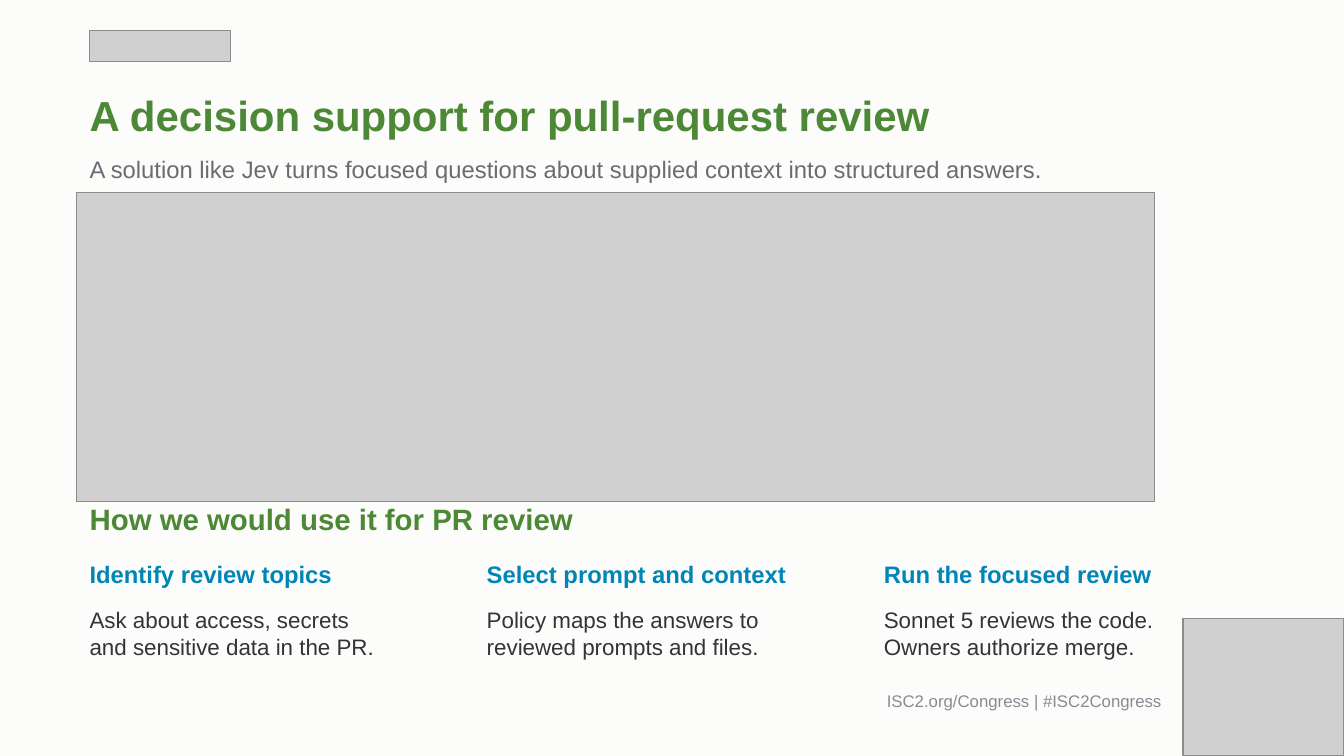
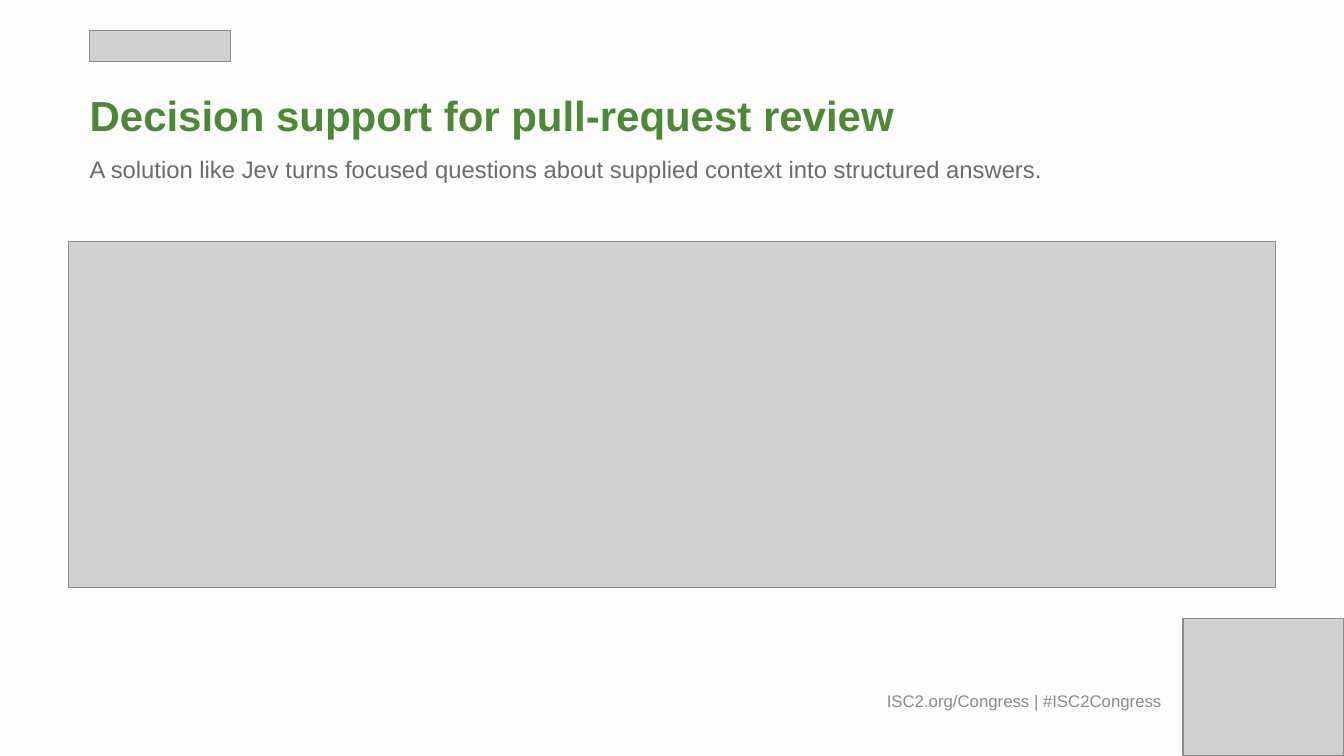
Before and after one commit to stperic/who-writes-who-finds, a slide deck: slide 14 of presentation/Who_Writes_the_Bug.pptx. Drawn at 1344x756 pixels with LibreOffice and Linux fonts; fonts in the diff are those of the drawing; grey boxes stand for pictures. Boxes give left, top, right and bottom in pixels: in the first picture for what was removed or moved away, otherwise in the second. Text is boxed around its words. In the diff, an @@ line names an element or a change of style, - is before the commit and + after.

```diff
--- a/presentation/Who_Writes_the_Bug.pptx
+++ b/presentation/Who_Writes_the_Bug.pptx
@@ title at (90, 100, 894, 140): text changed @@
-A decision support for pull-request review
+Decision support for pull-request review
@@ picture: place and size @@
-picture at (77, 193, 1155, 502)
+picture at (69, 242, 1276, 589)
@@ text removed at (90, 508, 572, 531) @@
-How we would use it for PR review
@@ text removed at (90, 565, 332, 588) @@
-Identify review topics
@@ text removed at (487, 565, 786, 588) @@
-Select prompt and context
@@ text removed at (884, 565, 1151, 584) @@
-Run the focused review
@@ text removed at (90, 611, 374, 656) @@
-Ask about access, secrets
-and sensitive data in the PR.
@@ text removed at (487, 611, 759, 660) @@
-Policy maps the answers to
-reviewed prompts and files.
@@ text removed at (884, 611, 1153, 660) @@
-Sonnet 5 reviews the code.
-Owners authorize merge.
```
Also in this commit, not shown: 9 other slides changed, 1 other file.
